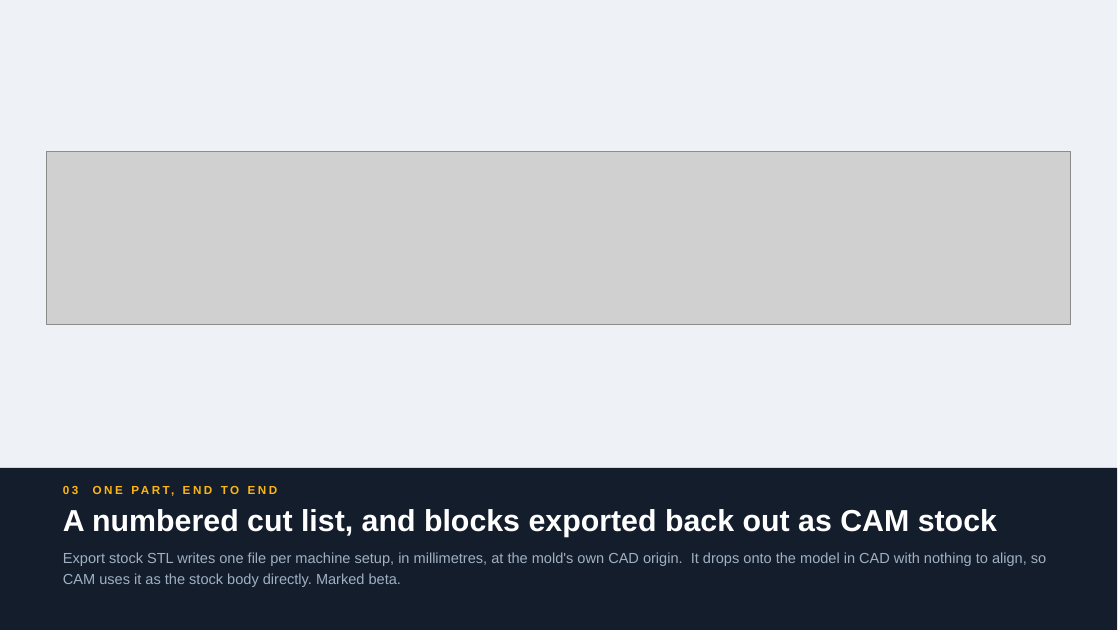
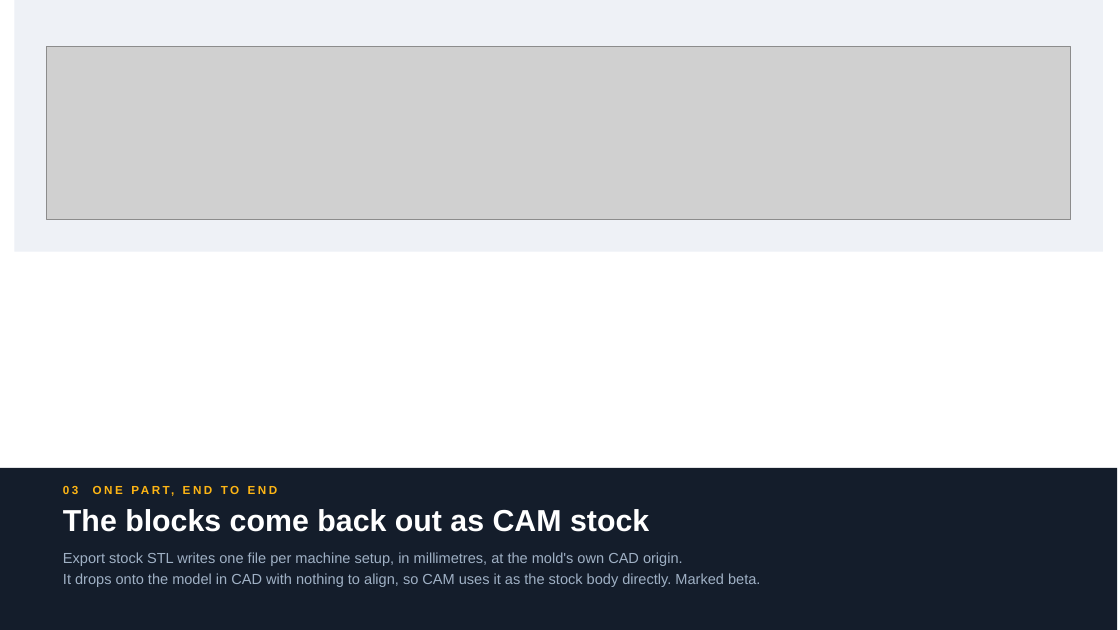
Before and after one commit to Jinxiewinx/feb-composites-applications, a slide deck: slide 11 of 06 Pitch/sn6-app-deck.pptx. Drawn at 1120x630 pixels with LibreOffice and Linux fonts; fonts in the diff are those of the drawing; grey boxes stand for pictures. Boxes give left, top, right and bottom in pixels: in the first picture for what was removed or moved away, otherwise in the second. Text is boxed around its words. In the diff, an @@ line names an element or a change of style, - is before the commit and + after.

```diff
--- a/06 Pitch/sn6-app-deck.pptx
+++ b/06 Pitch/sn6-app-deck.pptx
@@ rectangle: place and size @@
-rectangle at box(0, 0, 1117, 468)
+rectangle at box(14, 0, 1103, 252)
@@ picture: place and size @@
-picture at box(46, 151, 1071, 325)
+picture at box(46, 46, 1071, 220)
@@ text at box(63, 509, 649, 532): text changed @@
-A numbered cut list, and blocks exported back out as CAM stock
+The blocks come back out as CAM stock
@@ text at box(63, 552, 760, 587): text changed @@
-Export stock STL writes one file per machine setup, in millimetres, at the mold's own CAD origin. It drops onto the model in CAD with nothing to align, so CAM uses it as the stock body directly. Marked beta.
+Export stock STL writes one file per machine setup, in millimetres, at the mold's own CAD origin.
+It drops onto the model in CAD with nothing to align, so CAM uses it as the stock body directly. Marked beta.
```
Also in this commit, not shown: 19 other slides changed, 6 other files.
